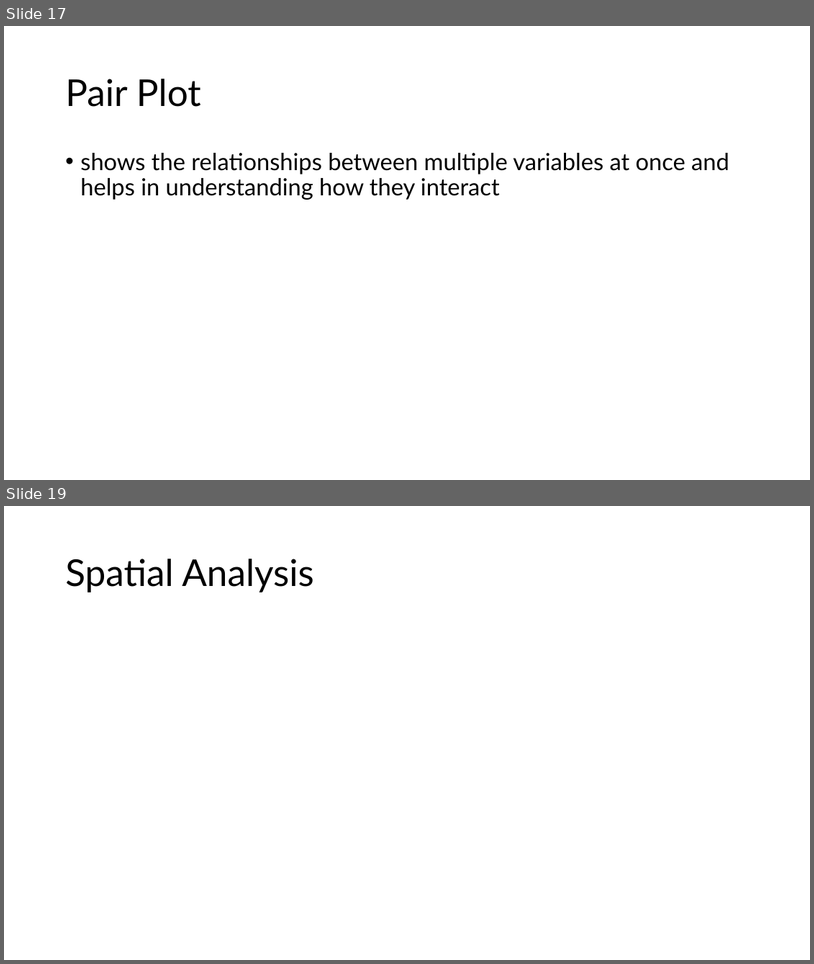
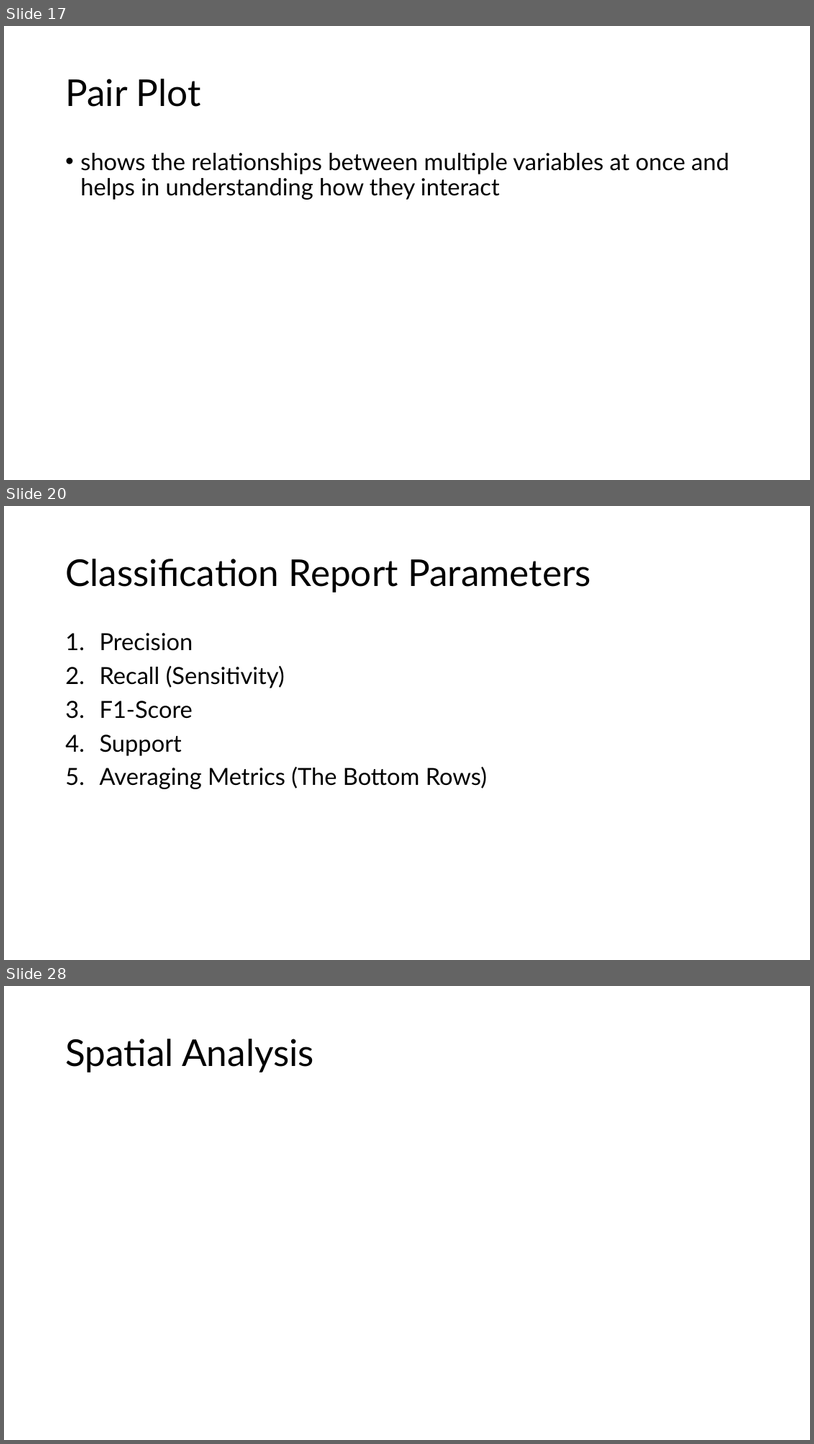
Before and after one commit to sabbirhasaann/ml-lab, a slide deck: NN and ML Lab.pptx. Shown one above the other, each under a label of ours: slides 17 and 19 before the commit, slides 17, 20 and 28 after it; the slides between them are not shown. The pictures are 814x964 and 814x1444 pixels, drawn with LibreOffice and Linux fonts; fonts in the diff are those of the drawing. Boxes give left, top, right and bottom in pixels: in the first picture for what was removed or moved away, otherwise in the second. Text is boxed around its words. In the diff, an @@ line names an element or a change of style, - is before the commit and + after.

```diff
--- a/NN and ML Lab.pptx
+++ b/NN and ML Lab.pptx
@@ slide 20 added at [4, 506, 810, 960], background #FFFFFF @@
@@ title added at [65, 559, 592, 592], 44 pt, text #000000 @@
+Classification Report Parameters
@@ text added at [100, 633, 487, 789], 28 pt, text #000000 @@
+1. Precision
+2. Recall (Sensitivity)
+3. F1-Score
+4. Support
+5. Averaging Metrics (The Bottom Rows)
@@ what was slide 19 is now slide 28 @@
```
Also in this commit, not shown: 1 slide changed, 23 other slides added, 1 other file.
